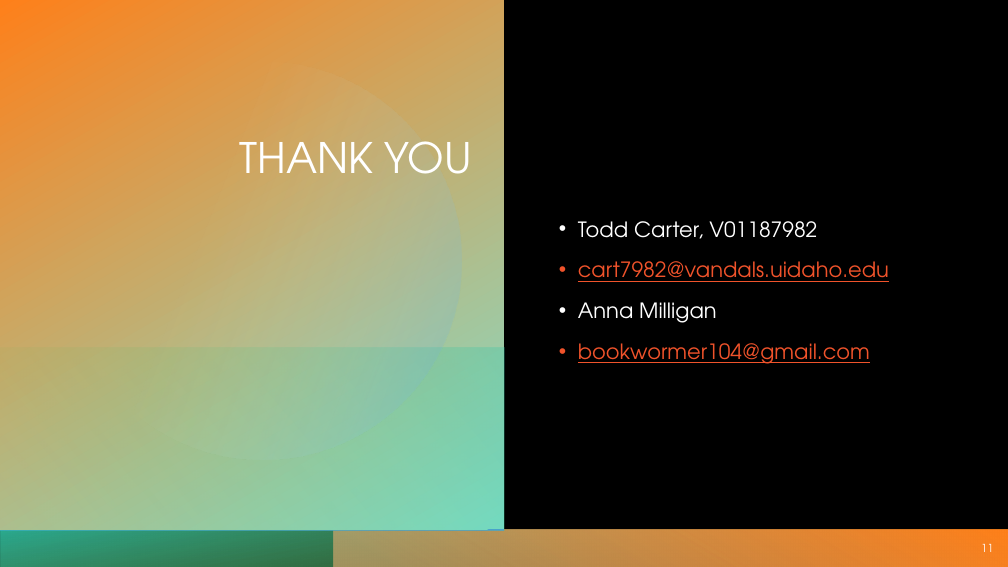
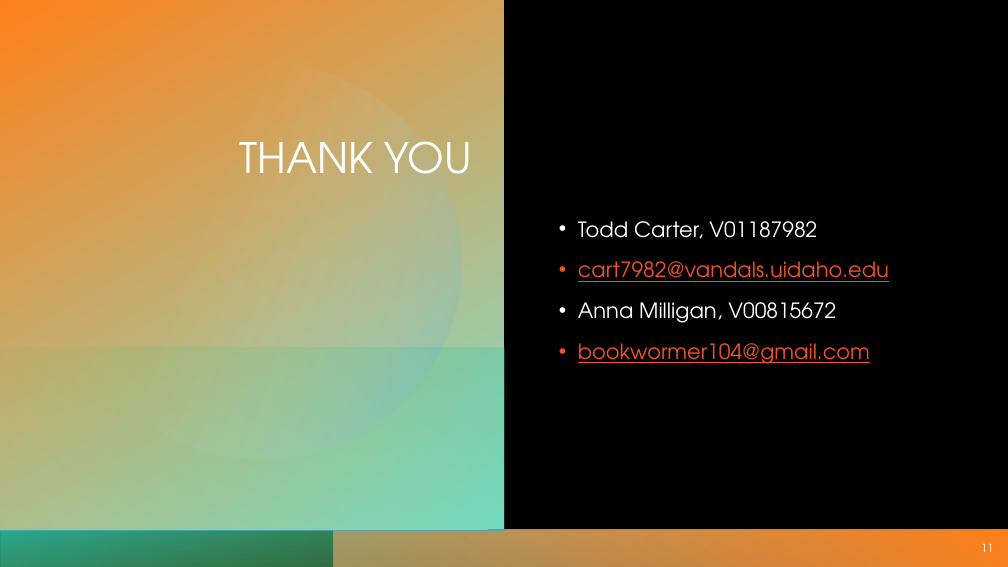
Before and after one commit to cart7982/CaravanSeraiCS360, a slide deck: slide 11 of OpenPlazaCS360Lab/Presentations/OpenPlaza - Phase 2.pptx. Drawn at 1008x567 pixels with LibreOffice and Linux fonts; fonts in the diff are those of the drawing; background and template pictures are left out. Boxes give left, top, right and bottom in pixels: in the first picture for what was removed or moved away, otherwise in the second. Text is boxed around its words. In the diff, an @@ line names an element or a change of style, - is before the commit and + after.

```diff
--- a/OpenPlazaCS360Lab/Presentations/OpenPlaza - Phase 2.pptx
+++ b/OpenPlazaCS360Lab/Presentations/OpenPlaza - Phase 2.pptx
@@ text at (578,302,836,323): text changed @@
-• Anna Milligan
+• Anna Milligan, V00815672
```
Also in this commit, not shown: 2 other slides changed, 1 other file.
